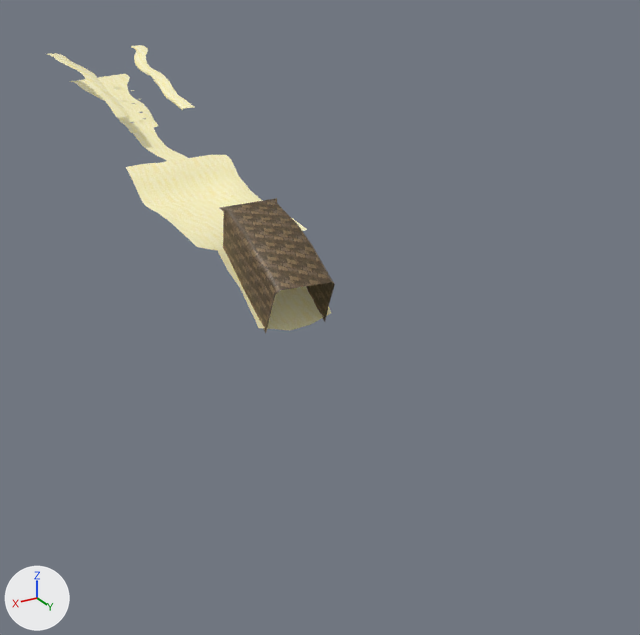
One commit to the Blender file Blender Models/SandGlide/SandGlide.blend: the scene before it, then after it.
Camera for both pictures: a camera (50 mm lens) standing at (182.0, 537.0, 95.0) and looking at (-25.0, 193.0, -78.0). The lights are fixed; the arrows at lower left show +X, +Y and +Z. The same objects are shown in both versions, whatever each file hides.
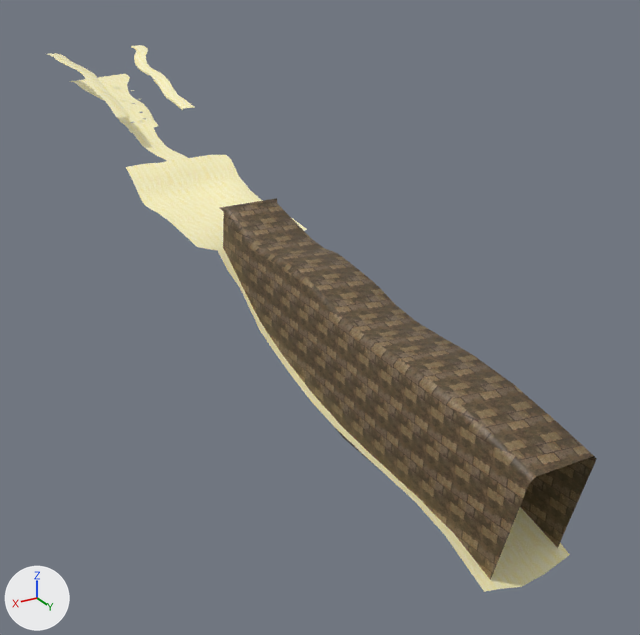
Boxes [x1, y1, x2, y2] around the edits, measured in the pictures (640 x 635 px):
'Plane.027', reshaped (225% wider, 182% taller)
    before: [220, 198, 335, 333]
    after: [220, 198, 596, 580]
'Plane.012', reshaped (84% wider, 91% taller)
    before: [47, 45, 331, 331]
    after: [47, 45, 570, 592]
part 1 of me_plane_012, built on (brown)
    after: [268, 253, 596, 580]
part 2 of me_plane_012, surface changed
    before: [223, 198, 335, 333]
    after: [223, 198, 336, 333]
part 3 of me_plane_001, built on
    before: [269, 286, 331, 331]
    after: [259, 328, 570, 592]
part 4 of me_plane_001, surface changed
    both: [67, 57, 307, 328]

Diff of the bpy script that builds the scene:
```diff
--- a/Blender Models/SandGlide/SandGlide.blend.py
+++ b/Blender Models/SandGlide/SandGlide.blend.py
@@ me_plane_012 @@
 # used by ob_plane_027; location = (-20.4, 80.6, -23.2)
-me_plane_012.from_pydata(...)  # 48 vertices, 35 faces; spans x 1.8..34.7, y 84.1..137.9, z -49.7..1.0
+me_plane_012.from_pydata(...)  # 120 vertices, 98 faces; spans x -1.7..34.7, y 84.1..293.0, z -82.7..1.0
+# me_plane_012 part 1
+# 20 vertices move from x 1.8..33.4, y 115.6..137.9, z -49.7..-12.9 to x 1.1..33.6, y 117.1..140.9, z -50.9..-9.4
+# 72 vertices are added at x -1.7..33.8, y 141.8..293.0, z -82.7..-11.3
+# 63 new faces join them
+# me_plane_012 part 2: 35 kept faces spanning x 1.1..34.7, y 84.1..140.9, z -50.9..1.0 get new texture (UV) coordinates
 me_plane_012.materials.append(mat_kz_walltile3_png)
@@ me_plane_001 @@
 # used by ob_plane_012; location = (0.0, 0.0, 0.0)
-me_plane_001.from_pydata(...)  # 686 vertices, 640 faces; spans x -34.0..31.0, y -56.0..208.0, z -73.0..28.0
+me_plane_001.from_pydata(...)  # 731 vertices, 676 faces; spans x -34.0..31.0, y -56.0..367.0, z -107.0..28.0
+# me_plane_001 part 3
+# 2 faces are deleted
+# 8 vertices move from x -11.0..0.0, y 185.0..208.0, z -73.0..-58.0 to x -23.0..0.0, y 186.0..221.0, z -75.0..-57.0
+# 40 vertices are added at x -23.0..16.0, y 208.0..367.0, z -107.0..-71.0
+# 5 new vertices lie (11.0, 1.0, 0.0) away from vertices in x -11.0, y 255.0..366.0, z -107.0..-87.0
+# 38 new faces join them
+# me_plane_001 part 4: 638 kept faces spanning x -34.0..31.0, y -56.0..209.0, z -72.0..28.0 get new texture (UV) coordinates
 me_plane_001.materials.append(mat_sandnormal_png)
```
